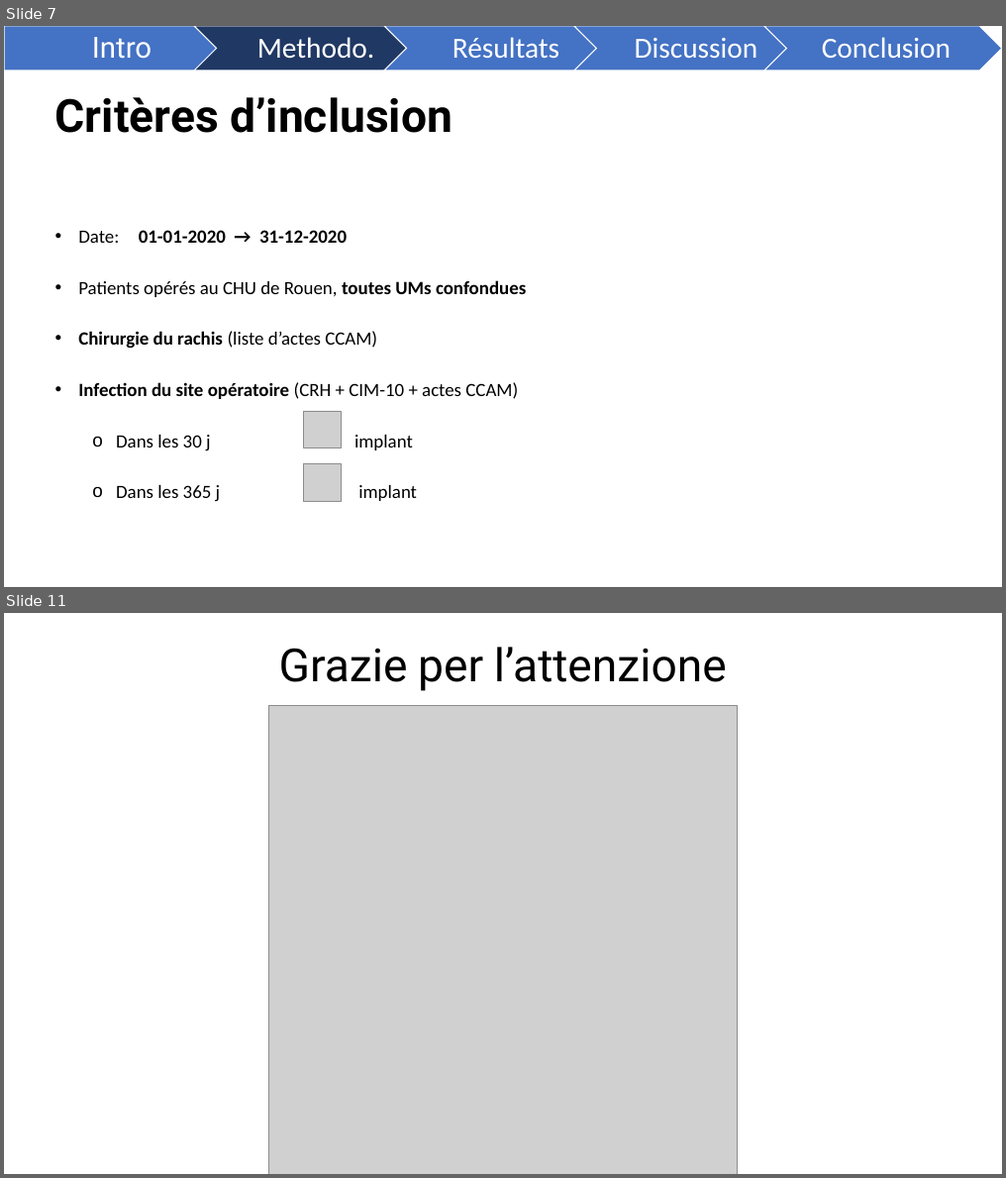
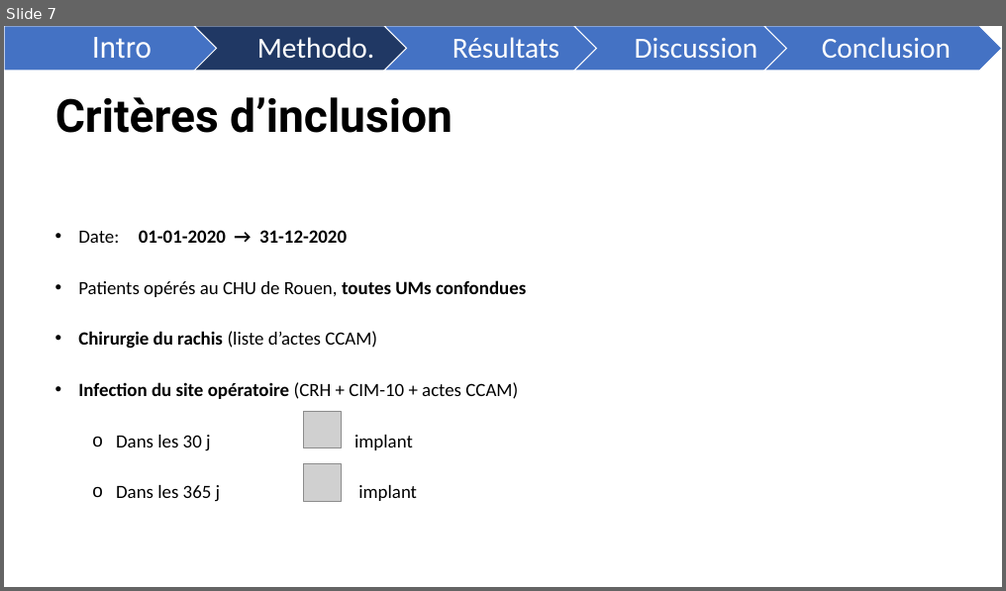
Before and after one commit to FrancescoMonti-source/theses_internes, a slide deck: memoire/reports/DÉTECTION SEMI-AUTOMATISÉE DES INFECTIONS POST-OPÉRATOIRES.pptx. Shown one above the other, each under a label of ours: slides 7 and 11 before the commit, slide 7 after it; the slides between them are not shown. The pictures are 1006x1178 and 1006x591 pixels, drawn with LibreOffice and Linux fonts; fonts in the diff are those of the drawing; grey boxes stand for pictures. Boxes give left, top, right and bottom in pixels: in the first picture for what was removed or moved away, otherwise in the second. Text is boxed around its words. In the diff, an @@ line names an element or a change of style, - is before the commit and + after.

```diff
--- a/memoire/reports/DÉTECTION SEMI-AUTOMATISÉE DES INFECTIONS POST-OPÉRATOIRES.pptx
+++ b/memoire/reports/DÉTECTION SEMI-AUTOMATISÉE DES INFECTIONS POST-OPÉRATOIRES.pptx
@@ slide 11 removed at [4, 613, 1002, 1174], background #FFFFFF @@
@@ title removed at [279, 647, 727, 691] @@
-Grazie per l’attenzione
@@ picture removed at [269, 706, 738, 1174] @@
```
Also in this commit, not shown: 3 slides changed.
